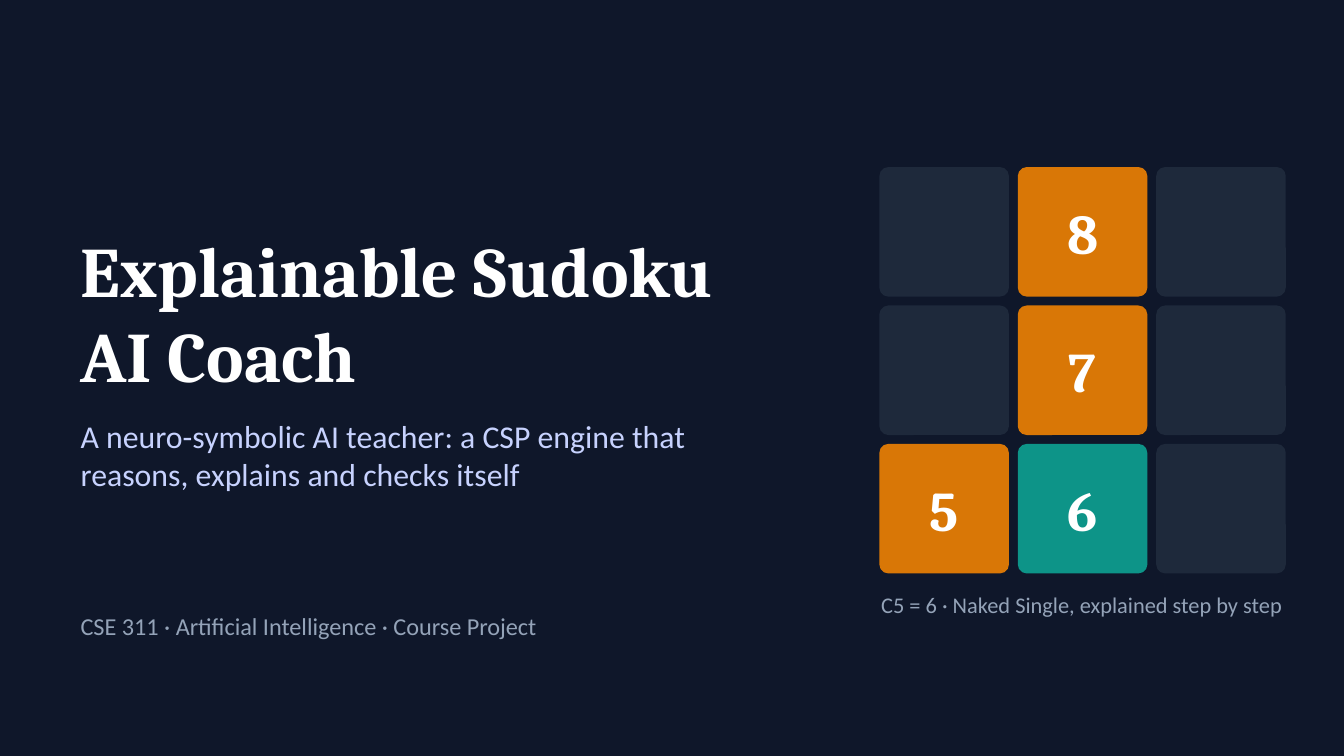
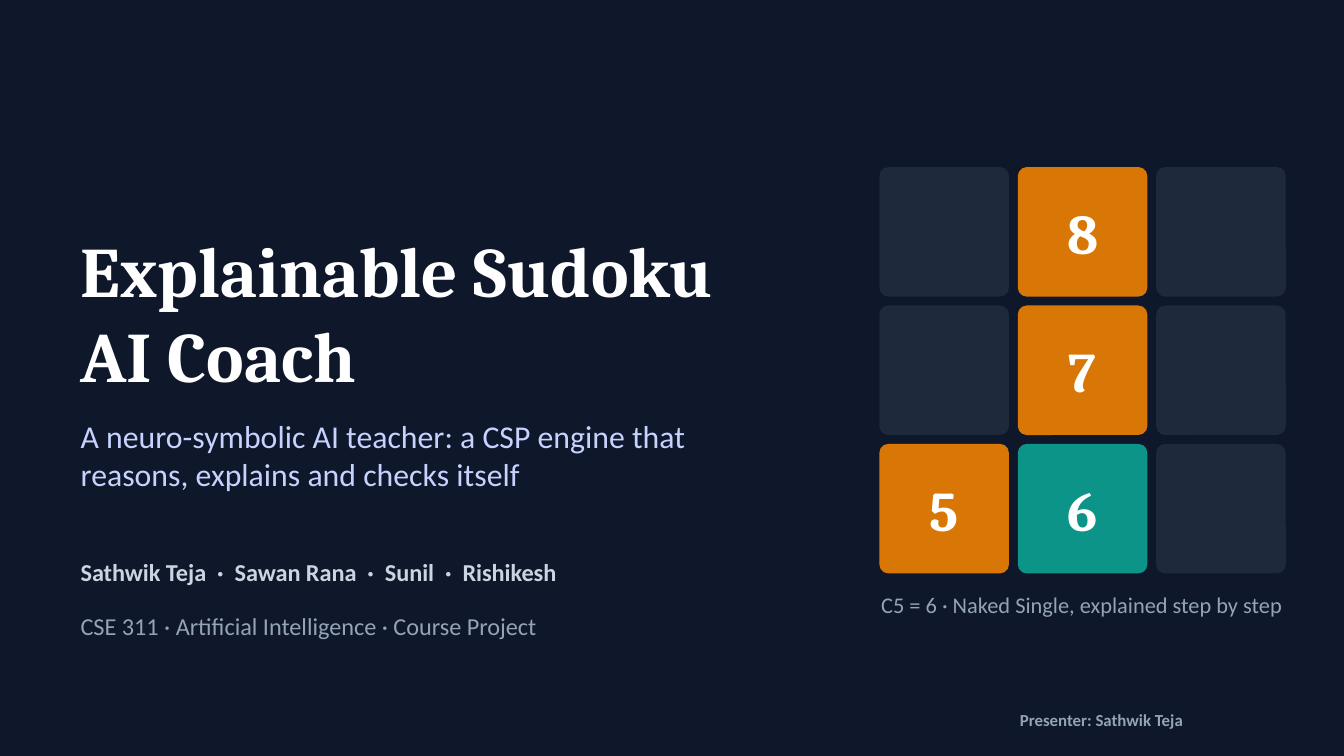
Before and after one commit to tejaes7/Sudoku-Sensei, a slide deck: slide 1 of Sudoku_AI_Coach_Presentation.pptx. Drawn at 1344x756 pixels with LibreOffice and Linux fonts; fonts in the diff are those of the drawing. Boxes give left, top, right and bottom in pixels: in the first picture for what was removed or moved away, otherwise in the second. Text is boxed around its words. In the diff, an @@ line names an element or a change of style, - is before the commit and + after.

```diff
--- a/Sudoku_AI_Coach_Presentation.pptx
+++ b/Sudoku_AI_Coach_Presentation.pptx
@@ text added at (81,564,557,585), 13 pt, text #CBD5E1, bold @@
+Sathwik Teja · Sawan Rana · Sunil · Rishikesh
@@ text added at (1020,714,1183,729), 9 pt, text #94A3B8, bold @@
+Presenter: Sathwik Teja
```
Also in this commit, not shown: 11 other slides changed, 3 slides added, 3 slides removed, 1 other file.
